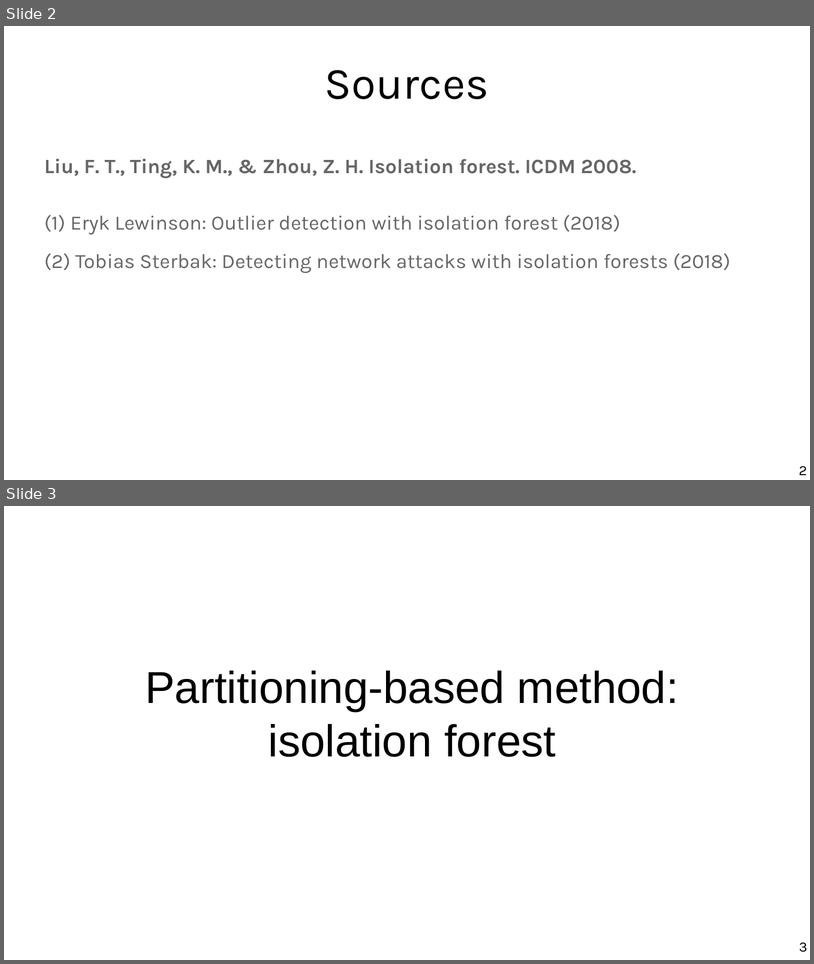
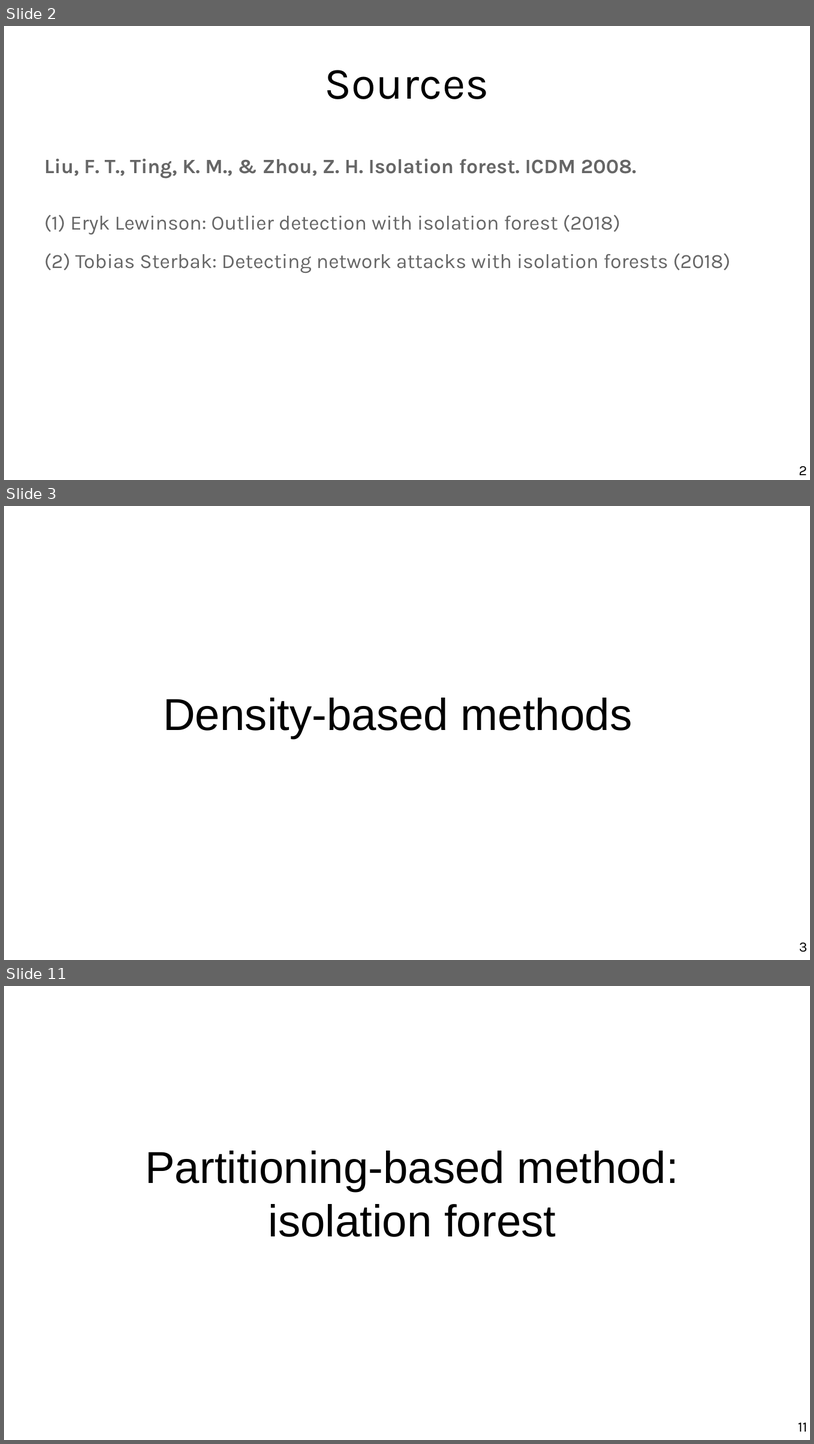
Before and after one commit to marco-calautti/data-mining-course, a slide deck: theory/odp/tt21_outliers_isolation.odp. Shown one above the other, each under a label of ours: slides 2 and 3 before the commit, slides 2, 3 and 11 after it; the slides between them are not shown. The pictures are 814x964 and 814x1444 pixels, drawn with LibreOffice and Linux fonts; fonts in the diff are those of the drawing. Boxes give left, top, right and bottom in pixels: in the first picture for what was removed or moved away, otherwise in the second. Text is boxed around its words. In the diff, an @@ line names an element or a change of style, - is before the commit and + after.

```diff
--- a/theory/odp/tt21_outliers_isolation.odp
+++ b/theory/odp/tt21_outliers_isolation.odp
@@ slide 3 added at [4,506,810,960], background #FFFFFF @@
@@ title added at [163,697,633,738], 44 pt, text #000000 @@
+Density-based methods
@@ page number added at [800,942,808,952], 14 pt, text #000000 @@
+3
@@ what was slide 3 is now slide 11 @@
@@ page number at [798,1422,808,1431]: text changed @@
-3
+11
```
Also in this commit, not shown: 11 slides changed, 8 other slides added, 1 slide removed, 2 other files.
